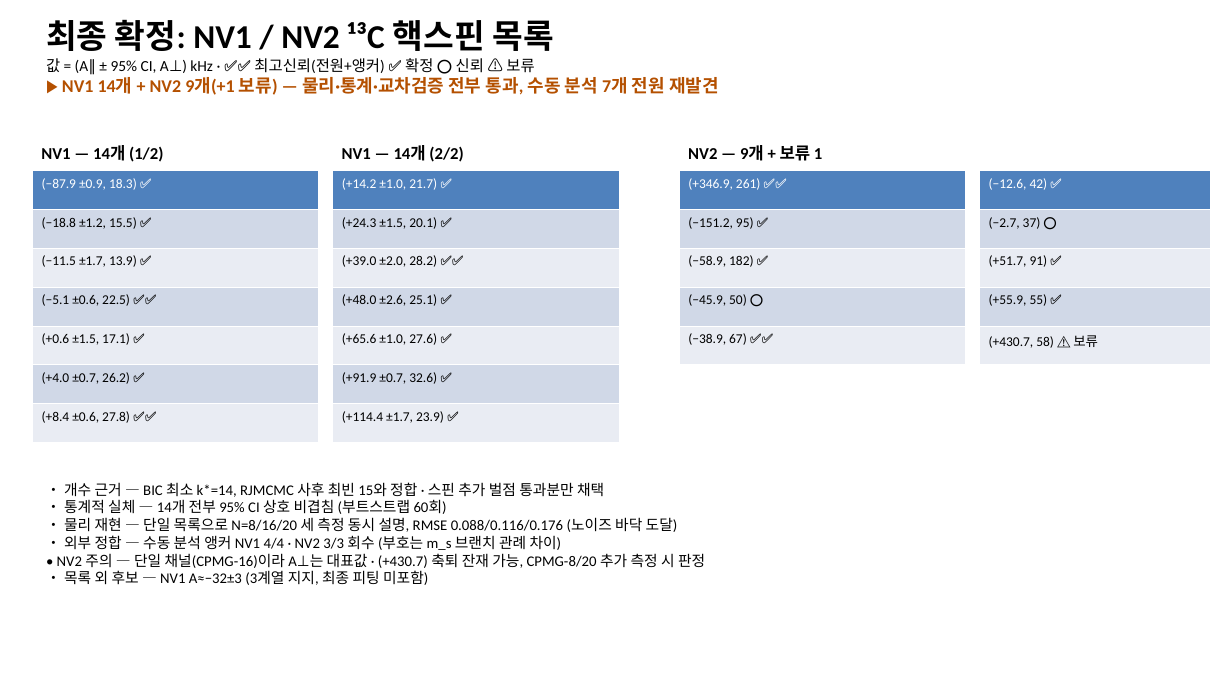
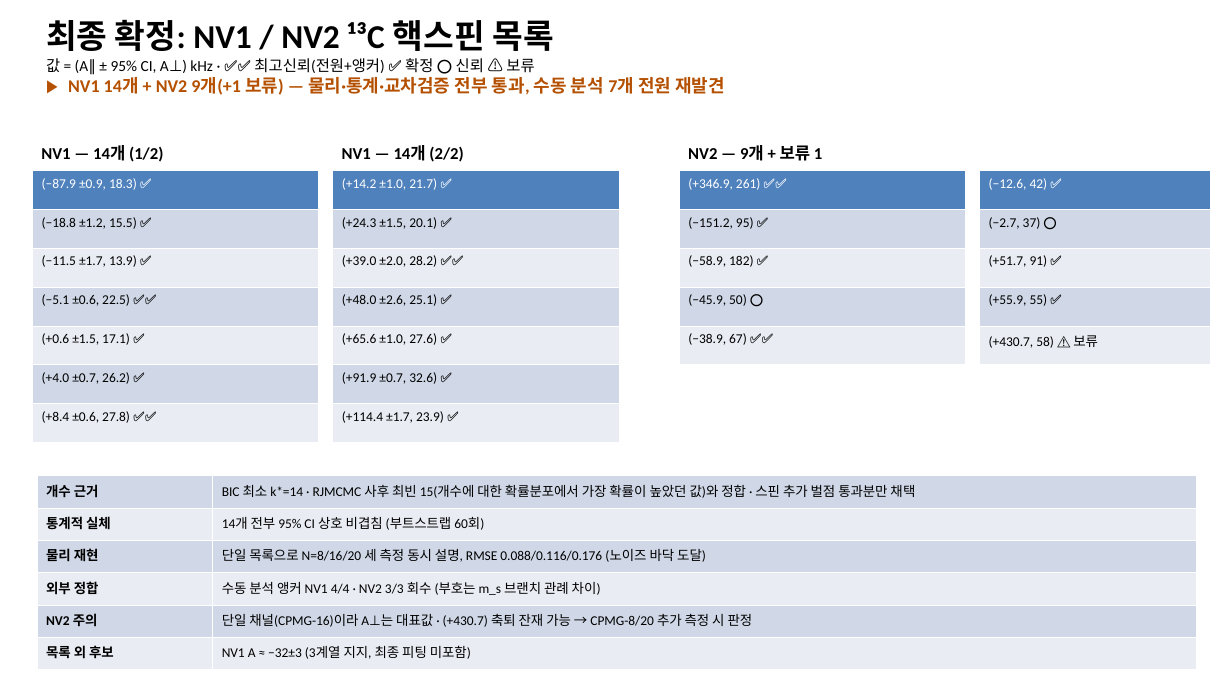
Before and after one commit to woodoleexdots/dl_cdetect, a slide deck: slide 8 of results/NV_C13_summary_3slides.pptx (slide 9 before the commit). Drawn at 1232x693 pixels with LibreOffice and Linux fonts; fonts in the diff are those of the drawing. Boxes give left, top, right and bottom in pixels: in the first picture for what was removed or moved away, otherwise in the second. Text is boxed around its words. In the diff, an @@ line names an element or a change of style, - is before the commit and + after.

```diff
--- a/results/NV_C13_summary_3slides.pptx
+++ b/results/NV_C13_summary_3slides.pptx
@@ table added at (37, 476, 1197, 670), 6 rows, 2 columns @@
+개수 근거 | BIC 최소 k*=14 · RJMCMC 사후 최빈 15(개수에 대한 확률분포에서 가장 확률이 높았던 값)와 정합 · 스핀 추가 벌점 통과분만 채택
+통계적 실체 | 14개 전부 95% CI 상호 비겹침 (부트스트랩 60회)
+물리 재현 | 단일 목록으로 N=8/16/20 세 측정 동시 설명, RMSE 0.088/0.116/0.176 (노이즈 바닥 도달)
+외부 정합 | 수동 분석 앵커 NV1 4/4 · NV2 3/3 회수 (부호는 m_s 브랜치 관례 차이)
+NV2 주의 | 단일 채널(CPMG-16)이라 A⊥는 대표값 · (+430.7) 축퇴 잔재 가능 → CPMG-8/20 추가 측정 시 판정
+목록 외 후보 | NV1 A ≈ −32±3 (3계열 지지, 최종 피팅 미포함)
@@ text removed at (57, 482, 705, 585) @@
-• 개수 근거 — BIC 최소 k*=14, RJMCMC 사후 최빈 15와 정합 · 스핀 추가 벌점 통과분만 채택
-• 통계적 실체 — 14개 전부 95% CI 상호 비겹침 (부트스트랩 60회)
-• 물리 재현 — 단일 목록으로 N=8/16/20 세 측정 동시 설명, RMSE 0.088/0.116/0.176 (노이즈 바닥 도달)
-• 외부 정합 — 수동 분석 앵커 NV1 4/4 · NV2 3/3 회수 (부호는 m_s 브랜치 관례 차이)
-• NV2 주의 — 단일 채널(CPMG-16)이라 A⊥는 대표값 · (+430.7) 축퇴 잔재 가능, CPMG-8/20 추가 측정 시 판정
-• 목록 외 후보 — NV1 A≈−32±3 (3계열 지지, 최종 피팅 미포함)
```
Also in this commit, not shown: 5 other slides changed, 2 slides added, 1 slide removed, 4 other files.
